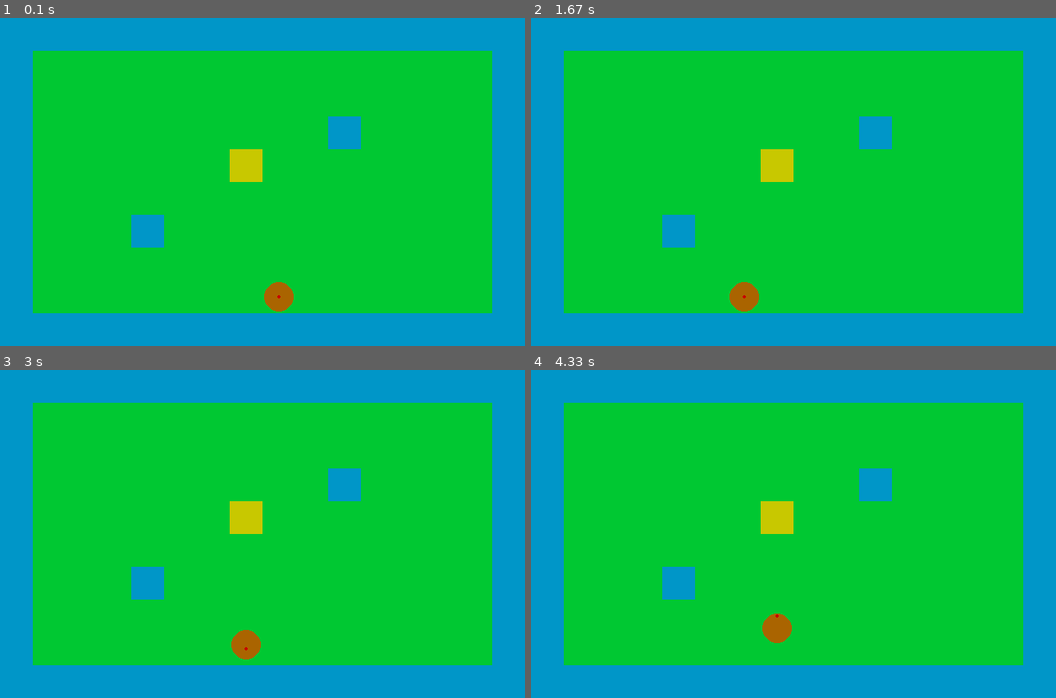
Above: before the commit, frames 1-4 (two rows, left to right).
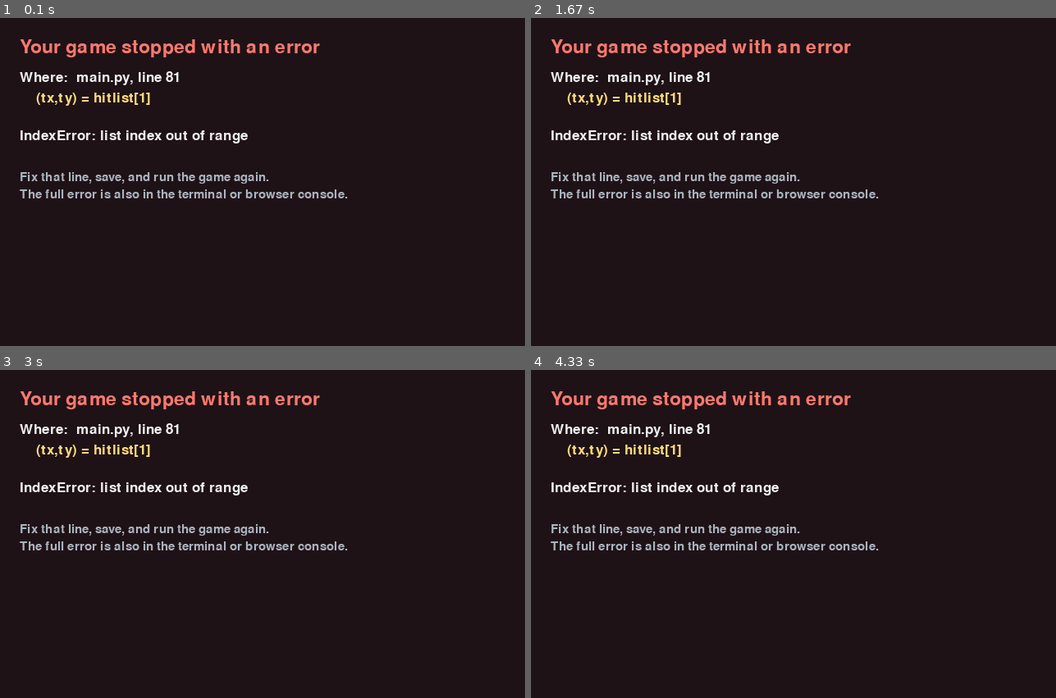
Above: after the commit, the same moments.

Repository: rottenforgotten/trillium-cs
Game: pygame game, started from pygame/main.py
Same seed, same stepped clock (60 frames per second), same inputs: the game is played once before the commit and once after it.
Inputs:
- Up to frame 1 (0.1 s): no input
- Up to frame 2 (1.67 s): hold Left 0.33-0.87 s; hold Down 0.9-1.2 s; hold Left 1.23-1.63 s
- Up to frame 3 (3 s): hold Up 1.67-2.03 s; hold Right 2.07-2.7 s; hold Down from 2.73 s (still down)
- Up to frame 4 (4.33 s): release Down at 3.1 s; hold Left 3.13-3.6 s; hold Right 3.63-4.1 s; hold Up from 4.13 s (still down)

The runs differ from the first frame. In frame 1, 100% of the frame differs, in the area x 0-100%, y 0-100%; in frame 2, 100%; in frame 3, 100%; in frame 4, 100%.

Commit message:
more variables

Diff:
--- a/pygame/main.py
+++ b/pygame/main.py
@@ -49,18 +49,22 @@
                 hitlist.append ((px,py))
             if event.type == pygame.QUIT:
                 running = False
+            thingy=int(hitlist[-1][1])
+            gizmo=int(hitlist[-1][0])
             if event.type == pygame.KEYDOWN:
-                if event.key == (pygame.K_LEFT or pygame.K_A) and (map[int(hitlist[-1][1])][int(hitlist[-1][0]-movement)]) != "w":
+                if event.key==(pygame.K_LEFT or pygame.K_A)and map[thingy][gizmo-movement]!="w":
                     hitlist.append((hitlist[-1][0] - movement, hitlist[-1][1]))
-                elif event.key == (pygame.K_RIGHT or pygame.K_D) and (map[int(hitlist[-1][1])][int(hitlist[-1][0]+movement)]) != "w":
+                elif event.key==(pygame.K_RIGHT or pygame.K_D)and map[thingy][gizmo+movement]!="w":
                     hitlist.append((hitlist[-1][0]+ movement, hitlist[-1][1]))
-                elif event.key == (pygame.K_UP or pygame.K_W) and (map[int(hitlist[-1][1]-movement)][int(hitlist[-1][0])]) != "w":
+                elif event.key==(pygame.K_UP or pygame.K_W)and map[thingy-movement][gizmo]!="w":
                     hitlist.append((hitlist[-1][0], hitlist[-1][1]-movement))
-                elif event.key == (pygame.K_DOWN or pygame.K_S) and (map[int(hitlist[-1][1]+movement)][int(hitlist[-1][0])]) != "w":
+                elif event.key==(pygame.K_DOWN or pygame.K_S) and map[thingy+movement][gizmo]!= "w":
                     hitlist.append((hitlist[-1][0], hitlist[-1][1]+movement))
         # math phase
+        last_input =(hitlist[0][0], hitlist[0][1])
         if tx != px:
             if tx > px:
+
                 px += speed
             elif tx < px:
                 px -= speed
@@ -68,13 +72,14 @@
             if ty > py:
                 py += speed
             elif ty < py:
+
+
                     py -= speed
         if len(hitlist) == 0:
             hitlist.append((px,py))
         else:
-            (tx,ty) = hitlist[0]
-            if (px,py) == hitlist[0]:
-                hitlist.pop(0)
+            (tx,ty) = hitlist[1]
+            hitlist[0] = (px,py)
         #output phase
         screen.fill((24, 28, 36))
         for y in range(10):
Not shown, changed: pygame/build/web/pygame.apk
Not shown, changed: pygame/build/web/pygame.tar.gz
